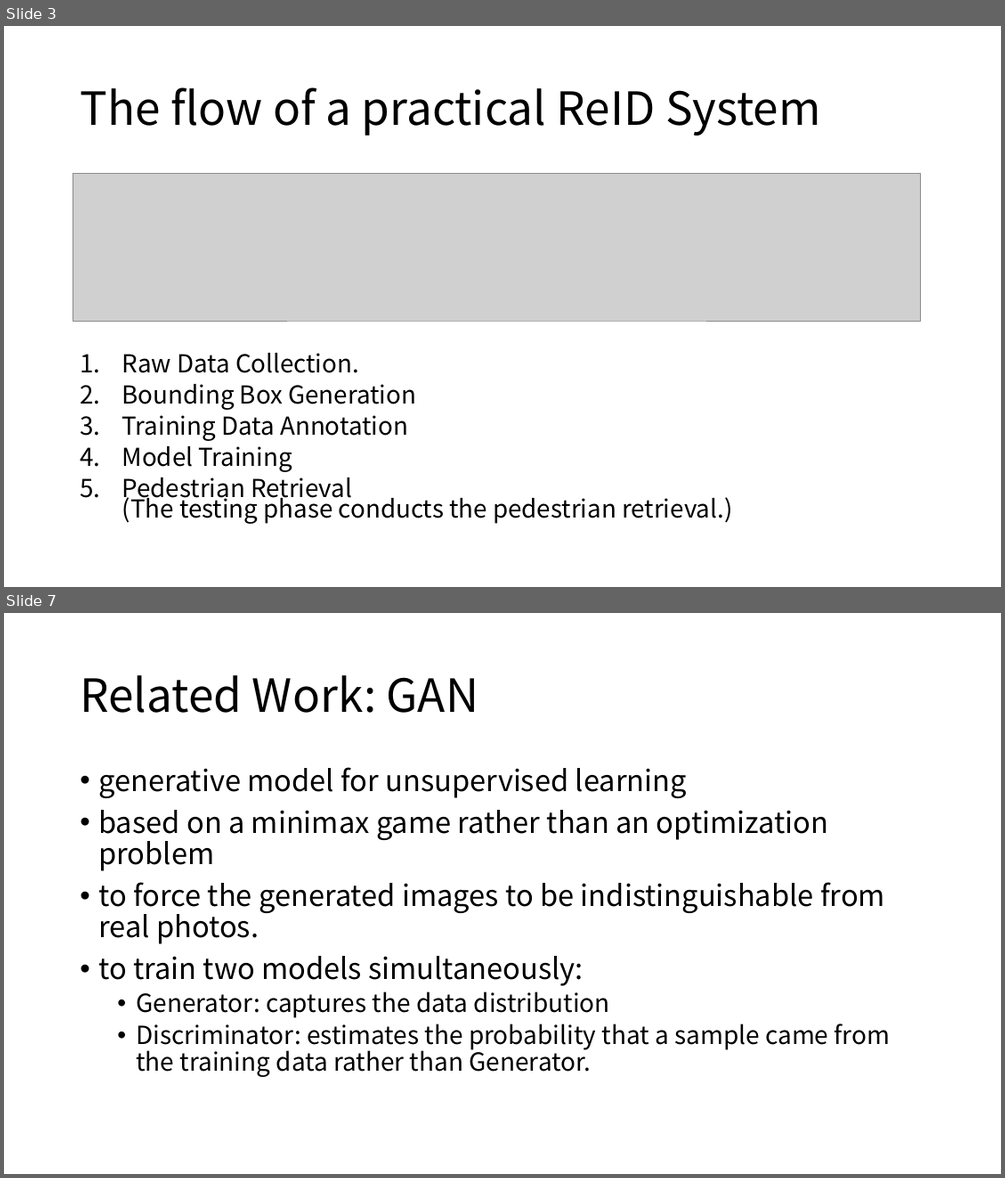
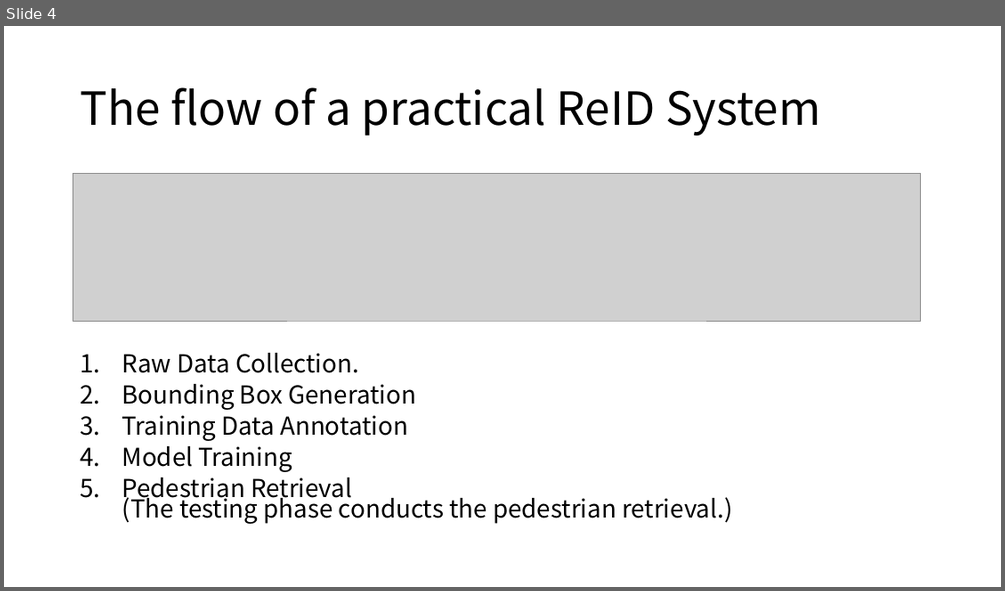
Before and after one commit to jeongroseok/person-reid-study, a slide deck: slides/Person ReID.pptx. Shown one above the other, each under a label of ours: slides 3 and 7 before the commit, slide 4 after it; the slides between them are not shown. The pictures are 1005x1178 and 1005x591 pixels, drawn with LibreOffice and Linux fonts; fonts in the diff are those of the drawing; grey boxes stand for pictures. Boxes give left, top, right and bottom in pixels: in the first picture for what was removed or moved away, otherwise in the second. Text is boxed around its words. In the diff, an @@ line names an element or a change of style, - is before the commit and + after.

```diff
--- a/slides/Person ReID.pptx
+++ b/slides/Person ReID.pptx
@@ slide 7 removed at bbox=[4, 613, 1001, 1174], background #FFFFFF @@
@@ title removed at bbox=[80, 675, 479, 713] @@
-Related Work: GAN
@@ text removed at bbox=[98, 767, 890, 1077] @@
-• generative model for unsupervised learning
-• based on a minimax game rather than an optimization problem
-• to force the generated images to be indistinguishable from real photos.
-• to train two models simultaneously:
-  • Generator: captures the data distribution
-  • Discriminator: estimates the probability that a sample came from the training data rather than Generator.
@@ what was slide 3 is now slide 4 @@
```
Also in this commit, not shown: 4 slides changed, 10 slides added, 9 other slides removed, 4 other files.
